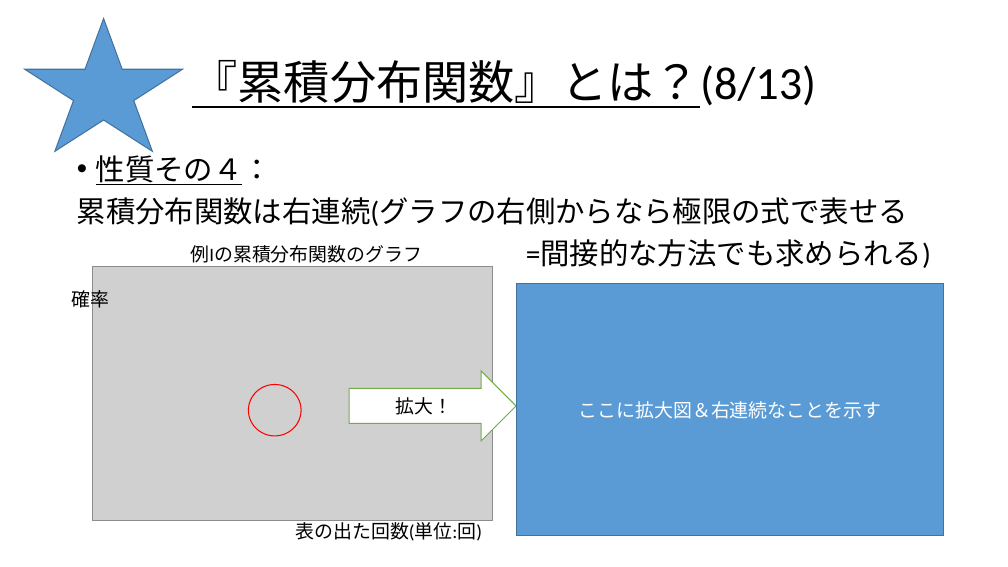
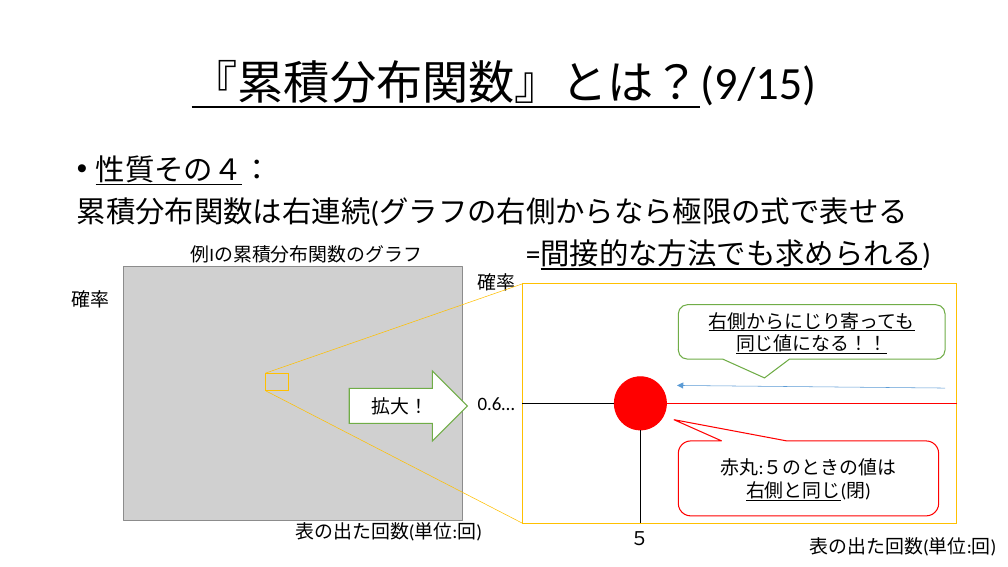
Before and after one commit to Ryo-KATAYAMA/Senior_Project, a slide deck: slide 89 of Chapter4_1.pptx (slide 81 before the commit). Drawn at 1008x567 pixels with LibreOffice and Linux fonts; fonts in the diff are those of the drawing; grey boxes stand for pictures. Boxes give left, top, right and bottom in pixels: in the first picture for what was removed or moved away, otherwise in the second. Text is boxed around its words. In the diff, an @@ line names an element or a change of style, - is before the commit and + after.

```diff
--- a/Chapter4_1.pptx
+++ b/Chapter4_1.pptx
@@ star removed at <box>25,19,183,152</box> @@
@@ title at <box>192,60,817,108</box>: text changed @@
-『累積分布関数』とは？(8/13)
+『累積分布関数』とは？(9/15)
@@ picture: place and size @@
-picture at <box>93,266,493,520</box>
+picture at <box>123,266,462,520</box>
@@ text at <box>526,240,931,270</box>: underline on in "=間接的な方法でも求められる)" @@
@@ line added from (523, 284) to (265, 374), #FFC000 0.5 pt @@
@@ rectangle: place and size @@
-rectangle at <box>516,284,944,535</box>
+rectangle at <box>523,284,957,523</box>
@@ rectangle at <box>523,284,957,523</box>: fill #5B9BD5 to #FFFFFF; outline #43739E 1 pt to #FFC000 1 pt @@
@@ ellipse removed at <box>249,385,302,436</box> @@
@@ rectangle added at <box>265,374,288,391</box>, outline #FFC000 1 pt @@
@@ right arrow "拡大！": place and size @@
-right arrow "拡大！" at <box>349,371,516,442</box>
+right arrow "拡大！" at <box>349,371,467,442</box>
@@ line added from (265, 391) to (523, 523), #FFC000 0.5 pt @@
@@ text in rectangle at <box>579,401,881,419</box>: text removed @@
-ここに拡大図＆右連続なことを示す
@@ rounded speech box added at <box>678,441,938,516</box>, fill #FFFFFF, outline #FF0000 1 pt, 18 pt, text #000000 @@
+赤丸:５のときの値は
+右側と同じ(閉)
@@ group added at <box>477,273,997,556</box>: 4 texts, 3 lines, 1 ellipse, 1 arrow, 1 rounded speech box @@
+５
+右側からにじり寄っても
+同じ値になる！！
+0.6…
+確率
+表の出た回数(単位:回)
```
Also in this commit, not shown: 45 other slides changed, 17 slides added, 4 slides removed.
